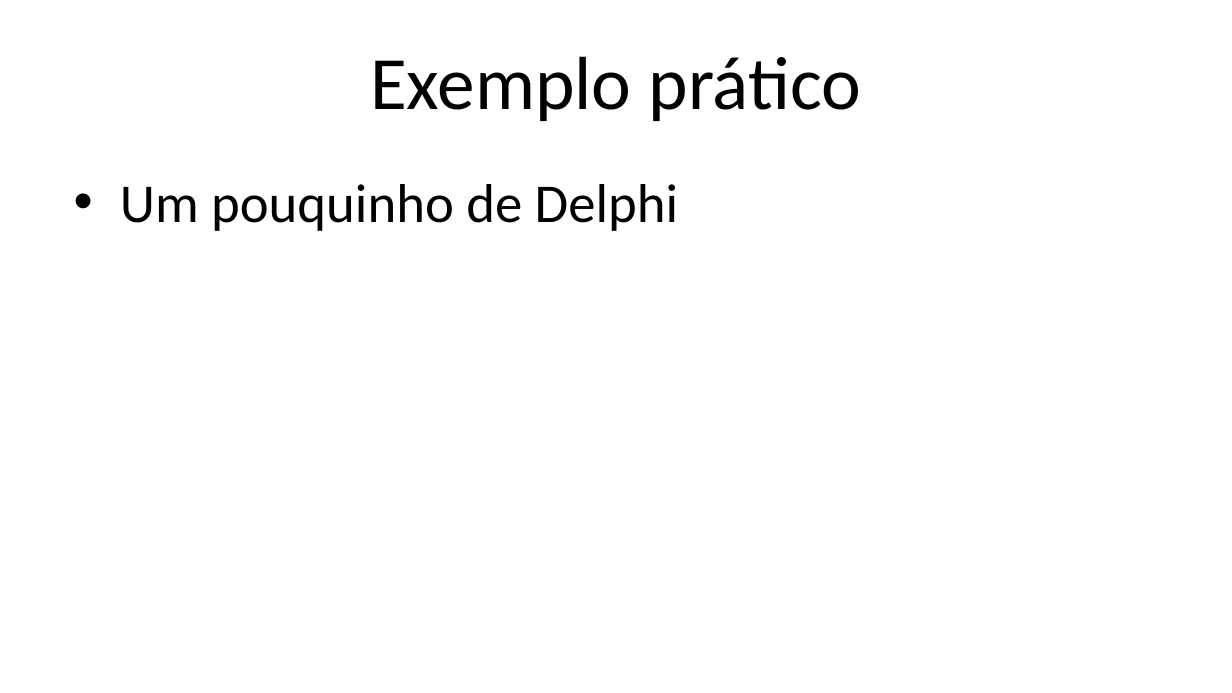
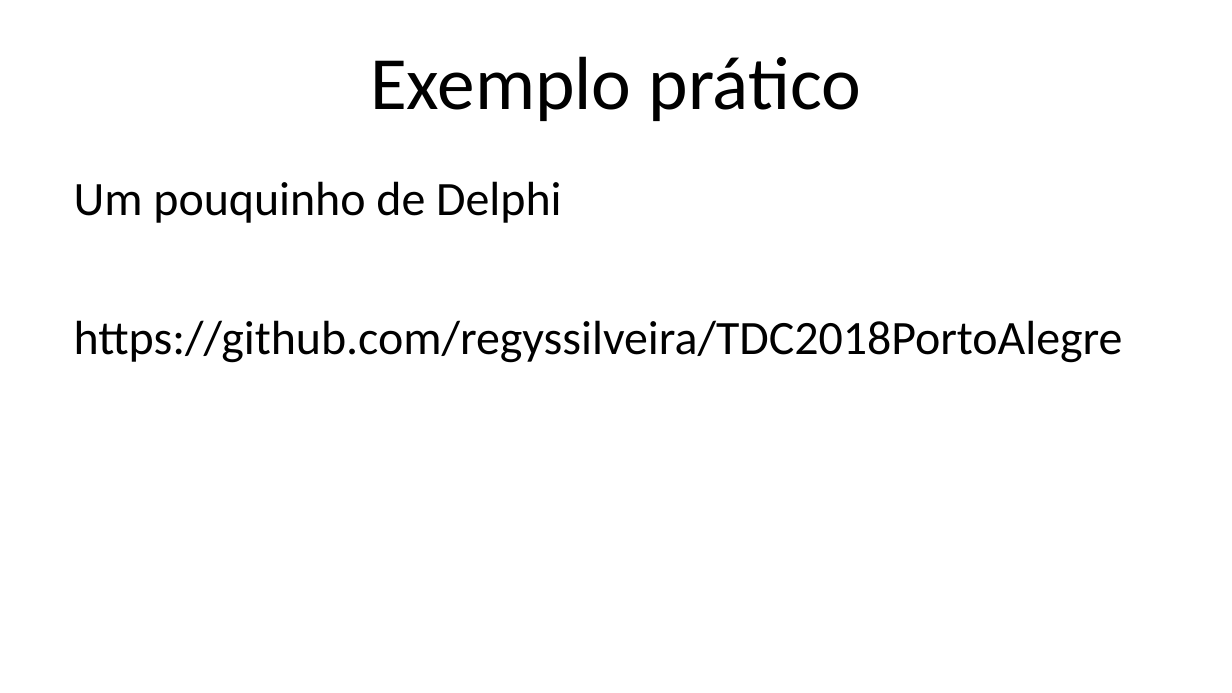
Before and after one commit to regyssilveira/TDC2018PortoAlegre, a slide deck: slide 11 of doc/TDC2018.ppt. Drawn at 1232x693 pixels with LibreOffice and Linux fonts; fonts in the diff are those of the drawing. Boxes give left, top, right and bottom in pixels: in the first picture for what was removed or moved away, otherwise in the second. Text is boxed around its words. In the diff, an @@ line names an element or a change of style, - is before the commit and + after.

Commit message:
atualizaçao da apresentação para o link do demo no git

```diff
--- a/doc/TDC2018.ppt
+++ b/doc/TDC2018.ppt
@@ text at <box>74,181,562,223</box>: size 32 to 28 pt in "Um pouquinho de Delphi"; bullet • to none; less space between paragraphs @@
@@ text at <box>74,320,1123,363</box>: paragraph added @@
+https://github.com/regyssilveira/TDC2018PortoAlegre
```
